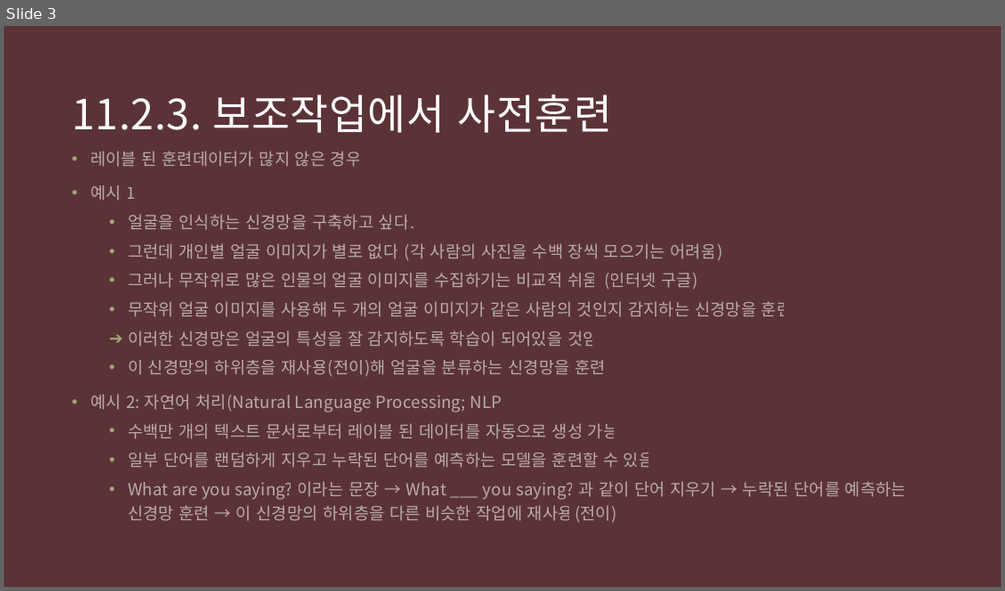
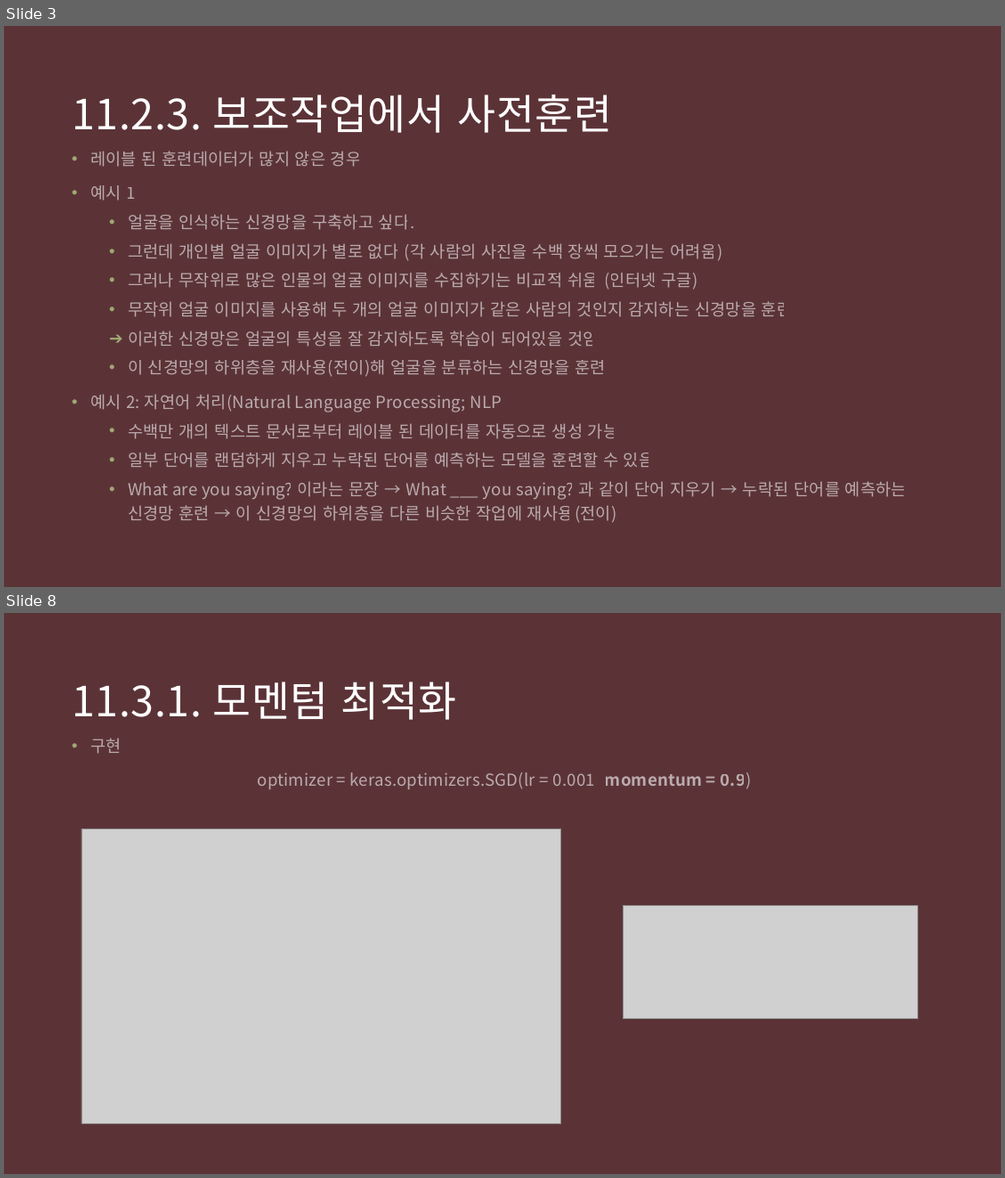
Before and after one commit to Kwan-Gu/data_science, a slide deck: ML/HandsOn/11_2_2_비지도사전훈련.pptx. Shown one above the other, each under a label of ours: slide 3 before the commit, slides 3 and 8 after it; the slides between them are not shown. The pictures are 1005x591 and 1005x1178 pixels, drawn with LibreOffice and Linux fonts; fonts in the diff are those of the drawing; grey boxes stand for pictures. Boxes give left, top, right and bottom in pixels: in the first picture for what was removed or moved away, otherwise in the second. Text is boxed around its words. In the diff, an @@ line names an element or a change of style, - is before the commit and + after.

```diff
--- a/ML/HandsOn/11_2_2_비지도사전훈련.pptx
+++ b/ML/HandsOn/11_2_2_비지도사전훈련.pptx
@@ slide 8 added at <box>4,613,1001,1174</box>, background #412427; not listed: 1 template element that a slide beside it also shows @@
@@ title added at <box>72,682,457,720</box>, 40 pt, text #FFFFFF @@
+11.3.1. 모멘텀 최적화
@@ text added at <box>90,738,752,789</box>, 16 pt, text #FFFFFF at 58% opacity @@
+• 구현
+optimizer = keras.optimizers.SGD(lr = 0.001, momentum = 0.9)
@@ picture added at <box>81,829,562,1124</box> @@
@@ picture added at <box>623,906,918,1018</box> @@
```
Also in this commit, not shown: 1 slide changed, 3 other slides added, 1 other file.
